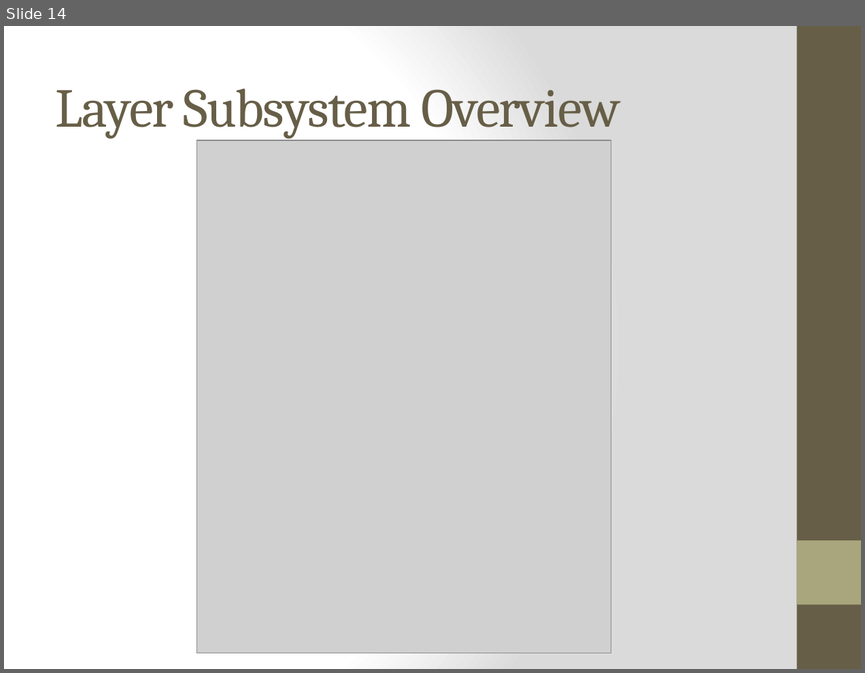
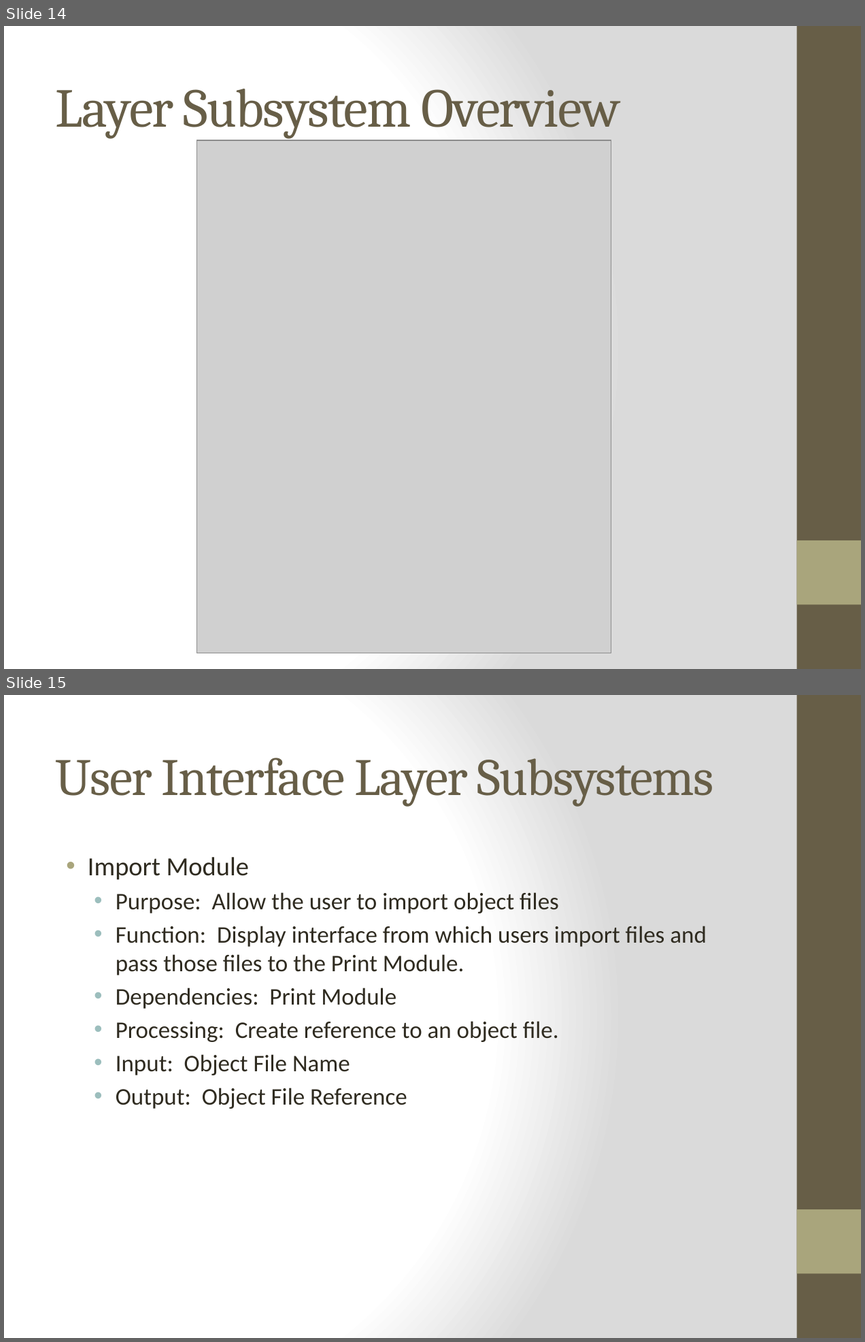
Before and after one commit to qpHalcy0n/SRDesign, a slide deck: ADS Gate Review/Team Ink3d ADS.pptx. Shown one above the other, each under a label of ours: slide 14 before the commit, slides 14 and 15 after it. The pictures are 865x673 and 865x1342 pixels, drawn with LibreOffice and Linux fonts; fonts in the diff are those of the drawing; grey boxes stand for pictures. Boxes give left, top, right and bottom in pixels: in the first picture for what was removed or moved away, otherwise in the second. Text is boxed around its words. In the diff, an @@ line names an element or a change of style, - is before the commit and + after.

Commit message:
ADS Gate Review - UI Layer Subsystems

```diff
--- a/ADS Gate Review/Team Ink3d ADS.pptx
+++ b/ADS Gate Review/Team Ink3d ADS.pptx
@@ slide 15 added at <box>4,695,861,1338</box>, background gradient #FFFFFF to #DADADA; not listed: 2 template elements that a slide beside it also shows @@
@@ title added at <box>56,758,714,807</box>, 44 pt, text #675E47 @@
+User Interface Layer Subsystems
@@ text added at <box>88,857,706,1108</box>, 20 pt, text #2F2B20 @@
+• Import Module
+  • Purpose: Allow the user to import object files
+  • Function: Display interface from which users import files and pass those files to the Print Module.
+  • Dependencies: Print Module
+  • Processing: Create reference to an object file.
+  • Input: Object File Name
+  • Output: Object File Reference
```
Also in this commit, not shown: 4 other slides added.
